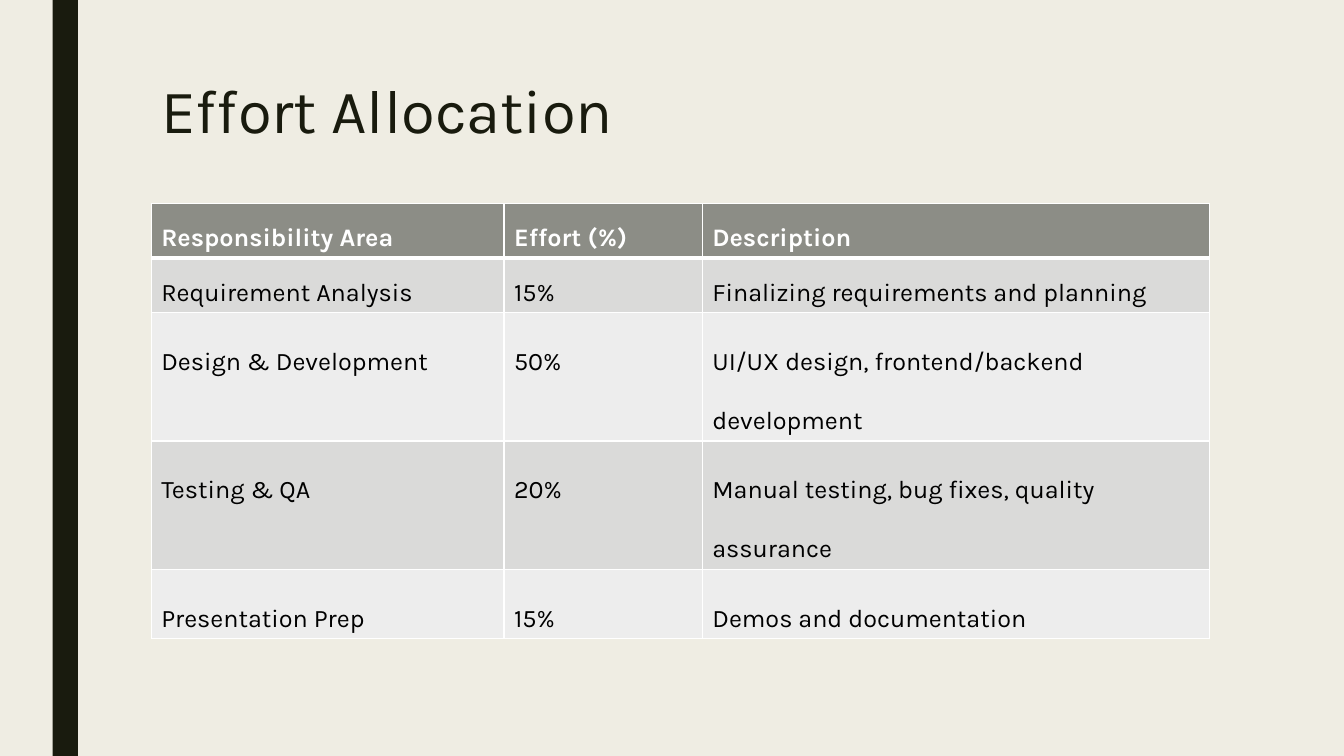
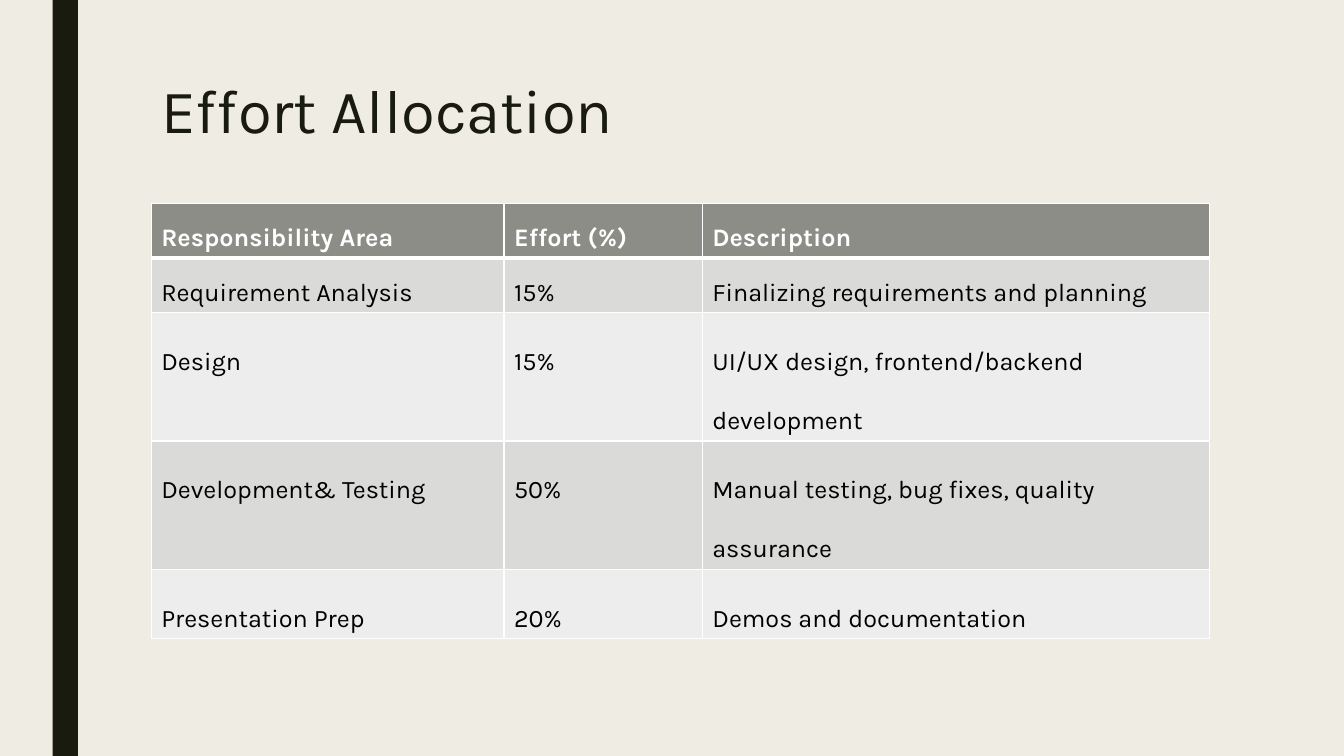
Before and after one commit to nimatshering/capstone-project, a slide deck: slide 12 of Presentation.pptx. Drawn at 1344x756 pixels with LibreOffice and Linux fonts; fonts in the diff are those of the drawing. Boxes give left, top, right and bottom in pixels: in the first picture for what was removed or moved away, otherwise in the second. Text is boxed around its words. In the diff, an @@ line names an element or a change of style, - is before the commit and + after.

```diff
--- a/Presentation.pptx
+++ b/Presentation.pptx
@@ table at bbox=[151, 204, 1210, 637] @@
-row 3, column 1: Design & Development
+row 3, column 1: Design
-row 3, column 2: 50%
+row 3, column 2: 15%
-row 4, column 1: Testing & QA
+row 4, column 1: Development& Testing
-row 4, column 2: 20%
+row 4, column 2: 50%
-row 5, column 2: 15%
+row 5, column 2: 20%
```
Also in this commit, not shown: 3 other slides changed, 8 slides added, 7 slides removed, 3 other files.
